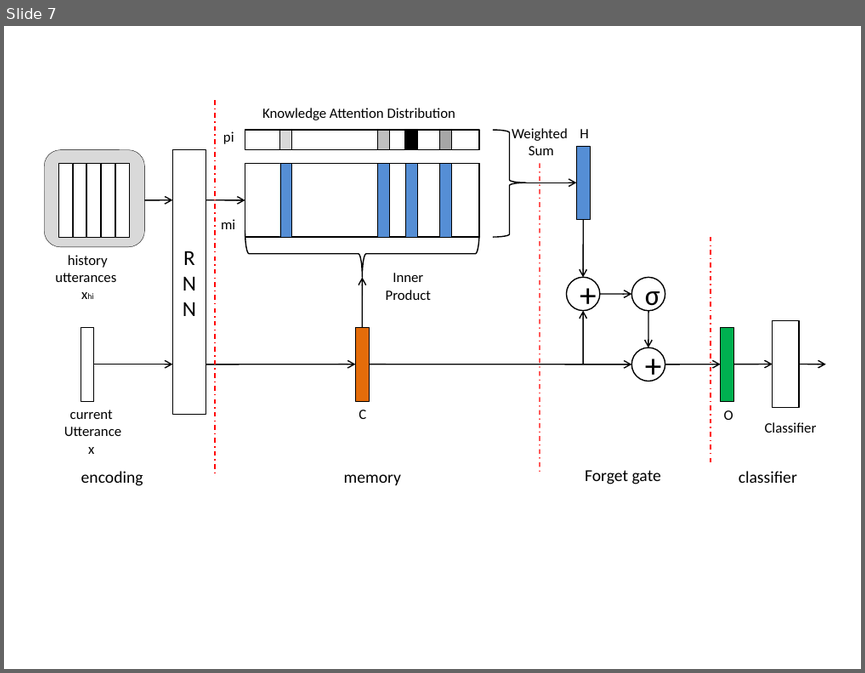
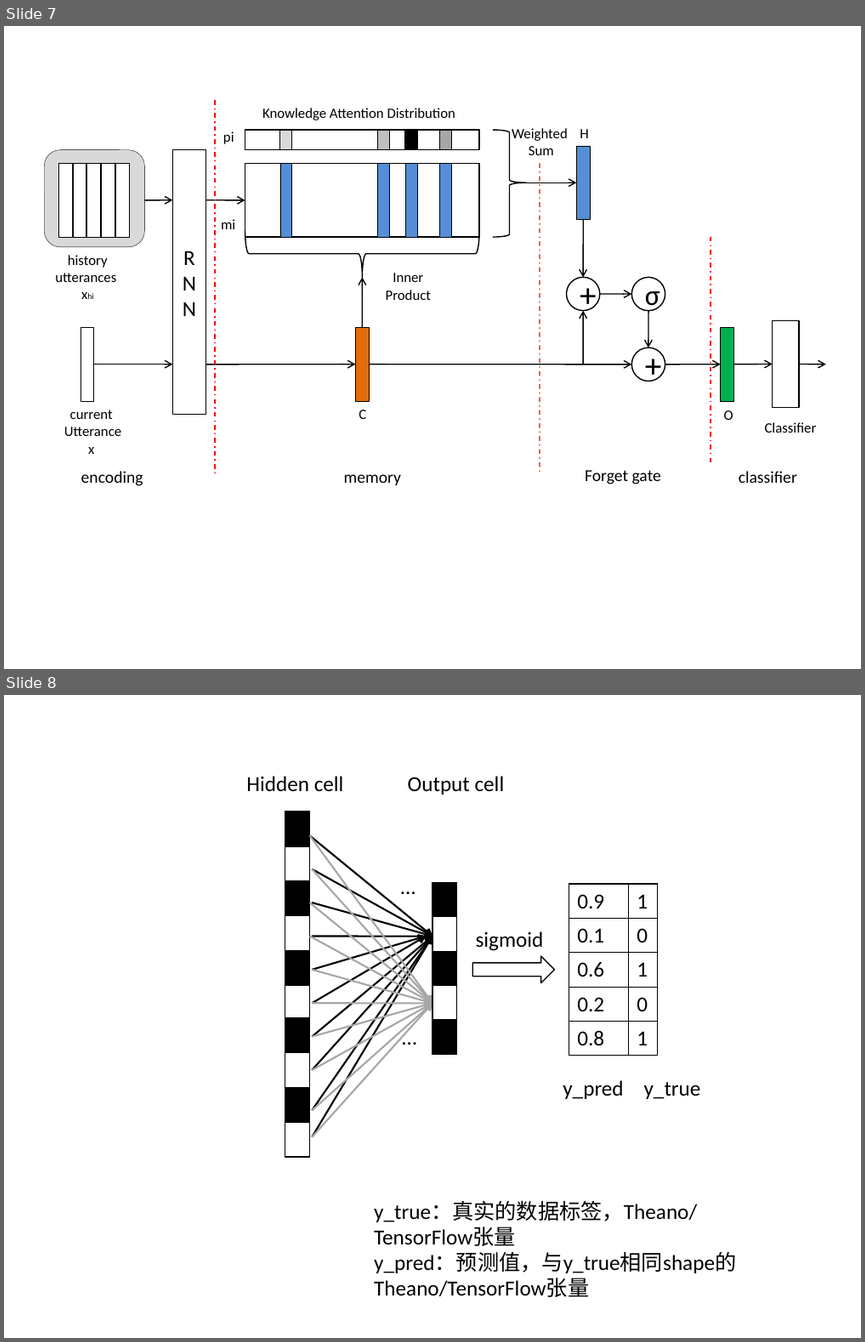
Before and after one commit to Little-girl-1992/SLU, a slide deck: document/报告/intent.pptx. Shown one above the other, each under a label of ours: slide 7 before the commit, slides 7 and 8 after it. The pictures are 865x673 and 865x1342 pixels, drawn with LibreOffice and Linux fonts; fonts in the diff are those of the drawing. Boxes give left, top, right and bottom in pixels: in the first picture for what was removed or moved away, otherwise in the second. Text is boxed around its words. In the diff, an @@ line names an element or a change of style, - is before the commit and + after.

```diff
--- a/document/报告/intent.pptx
+++ b/document/报告/intent.pptx
@@ slide 8 added at (4,695,861,1338), background #FFFFFF @@
@@ text added at (246,776,344,791), 18 pt, text #000000 @@
+Hidden cell
@@ text added at (408,776,505,794), 18 pt, text #000000 @@
+Output cell
@@ table added at (285,811,310,983), 5 rows, 1 columns @@
+
+
+
+
+
@@ arrow added from (310, 835) to (432, 936), #000000 1.5 pt @@
@@ arrow added from (310, 835) to (432, 1003), #A6A6A6 1.5 pt @@
@@ arrow added from (312, 869) to (432, 936), #000000 1.5 pt @@
@@ arrow added from (312, 869) to (432, 1003), #A6A6A6 1.5 pt @@
@@ text added at (392,869,425,903), 18 pt, text #000000 @@
+…
@@ table added at (432,883,457,1054), 5 rows, 1 columns @@
+
+
+
+
+
@@ table added at (568,884,658,1055), 5 rows, 2 columns @@
+0.9 | 1
+0.1 | 0
+0.6 | 1
+0.2 | 0
+0.8 | 1
@@ arrow added from (310, 902) to (432, 1003), #A6A6A6 1.5 pt @@
@@ arrow added from (312, 902) to (432, 936), #000000 1.5 pt @@
@@ arrow added from (310, 936) to (432, 1003), #A6A6A6 1.5 pt @@
@@ arrow added from (312, 936) to (432, 936), #000000 1.5 pt @@
@@ arrow added from (312, 970) to (426, 936), #000000 1.5 pt @@
@@ arrow added from (312, 1003) to (426, 936), #000000 1.5 pt @@
@@ arrow added from (312, 1036) to (432, 936), #000000 1.5 pt @@
@@ arrow added from (312, 1071) to (432, 936), #000000 1.5 pt @@
@@ arrow added from (312, 1110) to (432, 936), #000000 1.5 pt @@
@@ arrow added from (312, 1137) to (432, 936), #000000 1.5 pt @@
@@ text added at (476,931,544,951), 18 pt, text #000000 @@
+sigmoid
@@ arrow added from (312, 970) to (432, 1003), #A6A6A6 1.5 pt @@
@@ right arrow added at (472,956,554,983), fill #FFFFFF, outline #000000 1 pt @@
@@ table added at (285,983,310,1154), 5 rows, 1 columns @@
+
+
+
+
+
@@ arrow added from (312, 1003) to (432, 1004), #A6A6A6 1.5 pt @@
@@ arrow added from (312, 1036) to (432, 1003), #A6A6A6 1.5 pt @@
@@ arrow added from (312, 1071) to (432, 1003), #A6A6A6 1.5 pt @@
@@ arrow added from (312, 1110) to (432, 1003), #A6A6A6 1.5 pt @@
@@ arrow added from (312, 1137) to (432, 1003), #A6A6A6 1.5 pt @@
@@ text added at (394,1019,426,1053), 18 pt, text #000000 @@
+…
@@ text added at (562,1080,623,1099), 18 pt, text #000000 @@
+y_pred
@@ text added at (644,1082,701,1099), 18 pt, text #000000 @@
+y_true
@@ text added at (374,1201,736,1297), 18 pt, text #000000 @@
+y_true：真实的数据标签，Theano/TensorFlow张量
+y_pred：预测值，与y_true相同shape的Theano/TensorFlow张量
```
Also in this commit, not shown: 32 other files.
